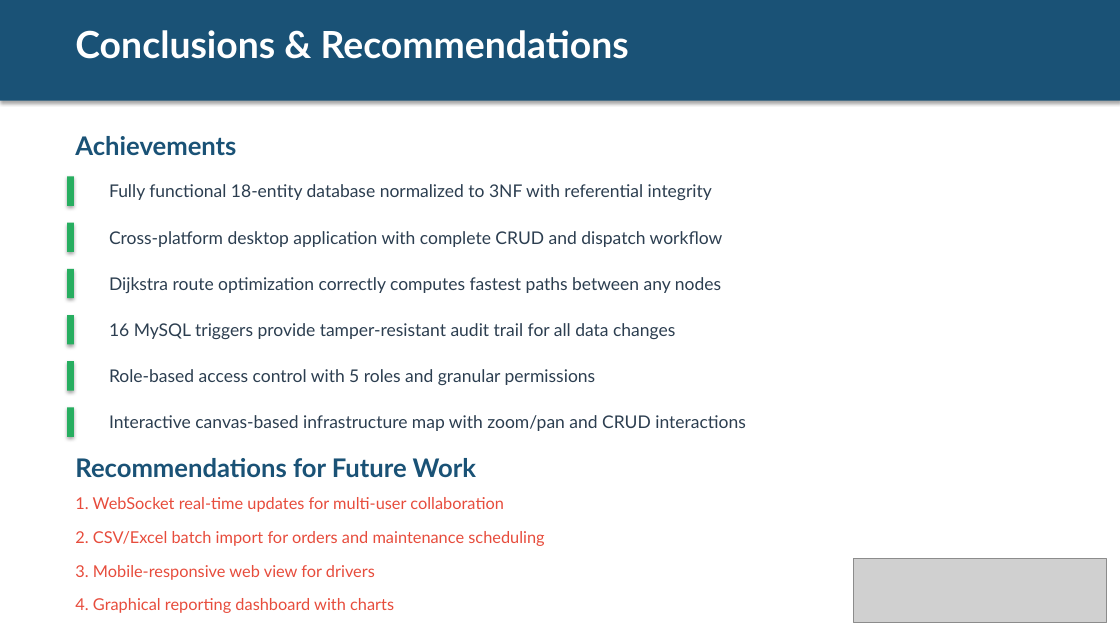
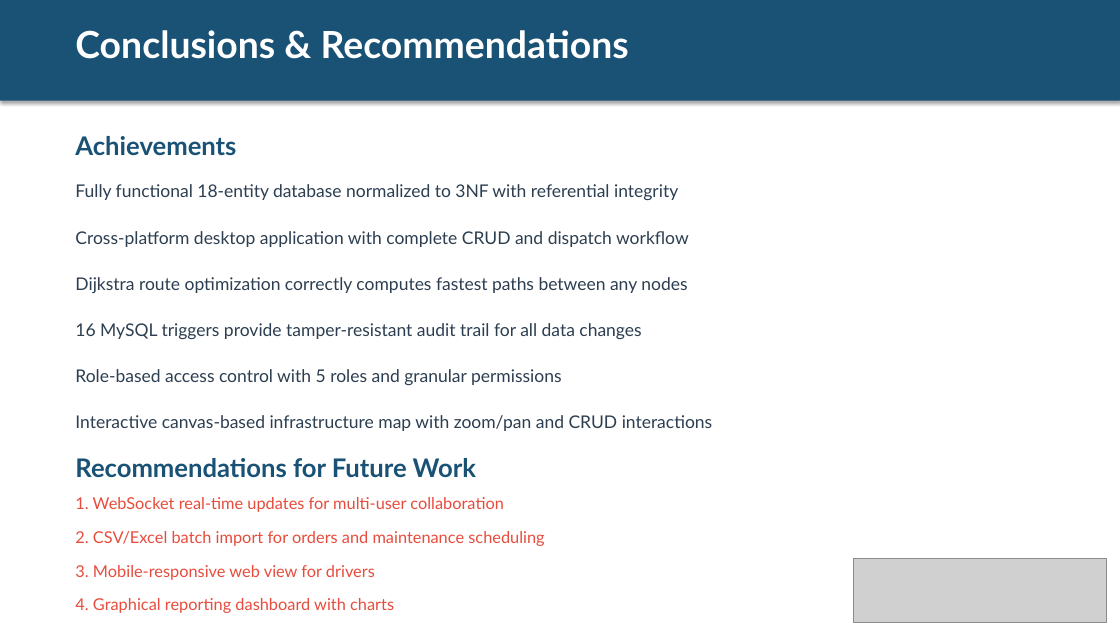
Before and after one commit to AvalonR/DatabasePractice, a slide deck: slide 9 of docs/Presentation.pptx. Drawn at 1120x630 pixels with LibreOffice and Linux fonts; fonts in the diff are those of the drawing; grey boxes stand for pictures. Boxes give left, top, right and bottom in pixels: in the first picture for what was removed or moved away, otherwise in the second. Text is boxed around its words. In the diff, an @@ line names an element or a change of style, - is before the commit and + after.

```diff
--- a/docs/Presentation.pptx
+++ b/docs/Presentation.pptx
@@ rectangle removed at <box>67,176,74,206</box> @@
@@ rectangle removed at <box>67,223,74,252</box> @@
@@ rectangle removed at <box>67,269,74,298</box> @@
@@ rectangle removed at <box>67,315,74,344</box> @@
@@ rectangle removed at <box>67,361,74,391</box> @@
@@ 6 texts: place and size @@
-6 texts at <box>109,184,746,431</box>
+6 texts at <box>75,184,713,431</box>
@@ rectangle removed at <box>67,408,74,437</box> @@
```
Also in this commit, not shown: 6 other slides changed, 10 other files.
